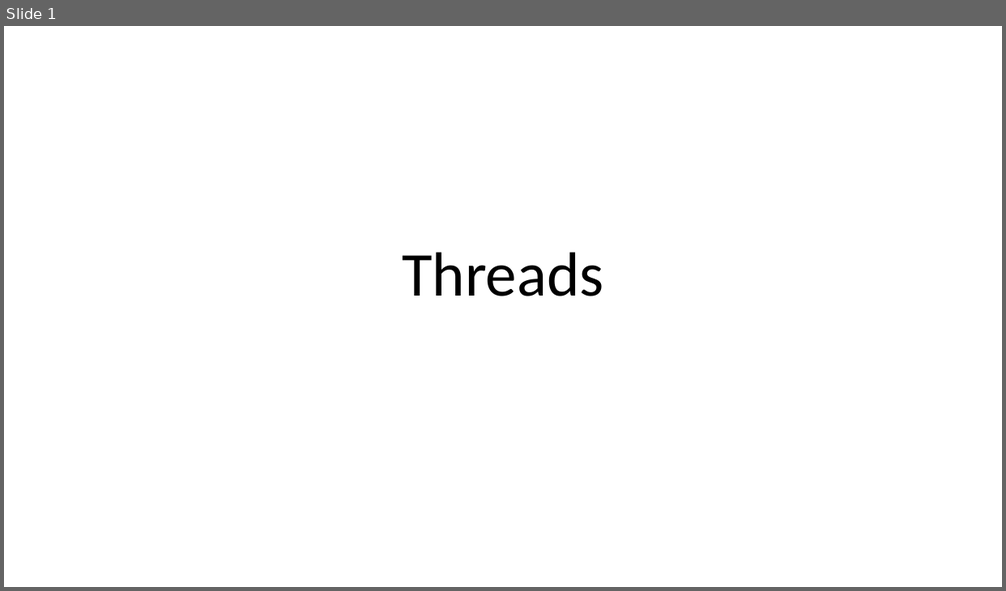
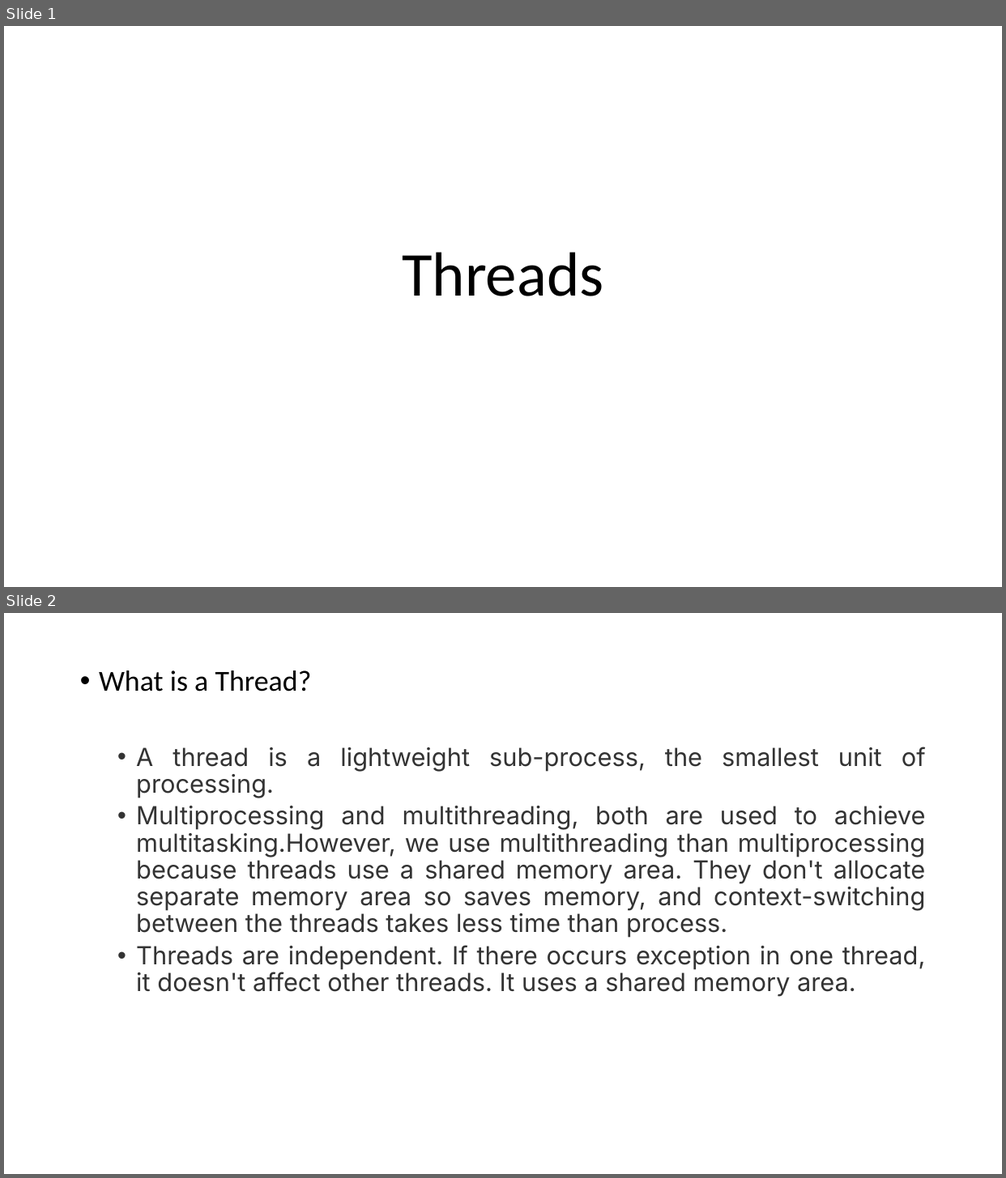
Before and after one commit to aroranishant8/JavaNotes, a slide deck: Java8/Threads.pptx. Shown one above the other, each under a label of ours: slide 1 before the commit, slides 1 and 2 after it. The pictures are 1006x591 and 1006x1178 pixels, drawn with LibreOffice and Linux fonts; fonts in the diff are those of the drawing. Boxes give left, top, right and bottom in pixels: in the first picture for what was removed or moved away, otherwise in the second. Text is boxed around its words. In the diff, an @@ line names an element or a change of style, - is before the commit and + after.

```diff
--- a/Java8/Threads.pptx
+++ b/Java8/Threads.pptx
@@ slide 2 added at [4,613,1002,1174], background #FFFFFF @@
@@ text added at [99,671,926,997], 24 pt, text #333333 @@
+• What is a Thread?
+  • A thread is a lightweight sub-process, the smallest unit of processing.
+  • Multiprocessing and multithreading, both are used to achieve multitasking.However, we use multithreading than multiprocessing because threads use a shared memory area. They don't allocate separate memory area so saves memory, and context-switching between the threads takes less time than process.
+  • Threads are independent. If there occurs exception in one thread, it doesn't affect other threads. It uses a shared memory area.
```
Also in this commit, not shown: 4 other slides added, 1 slide removed, 3 other files.
